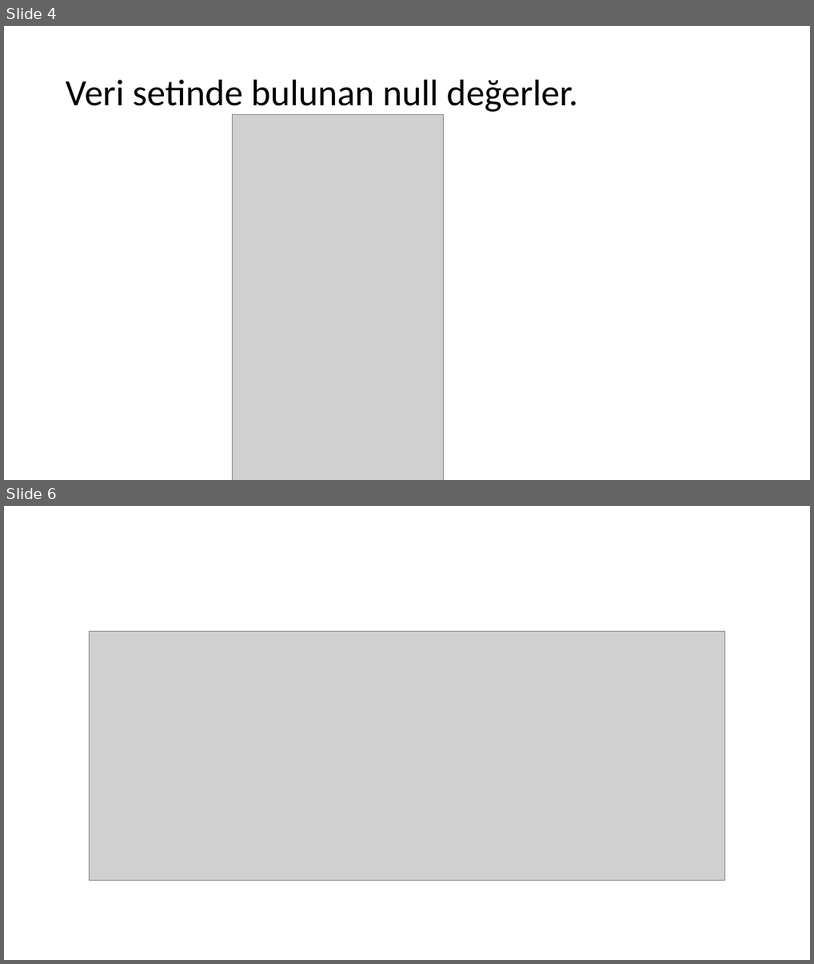
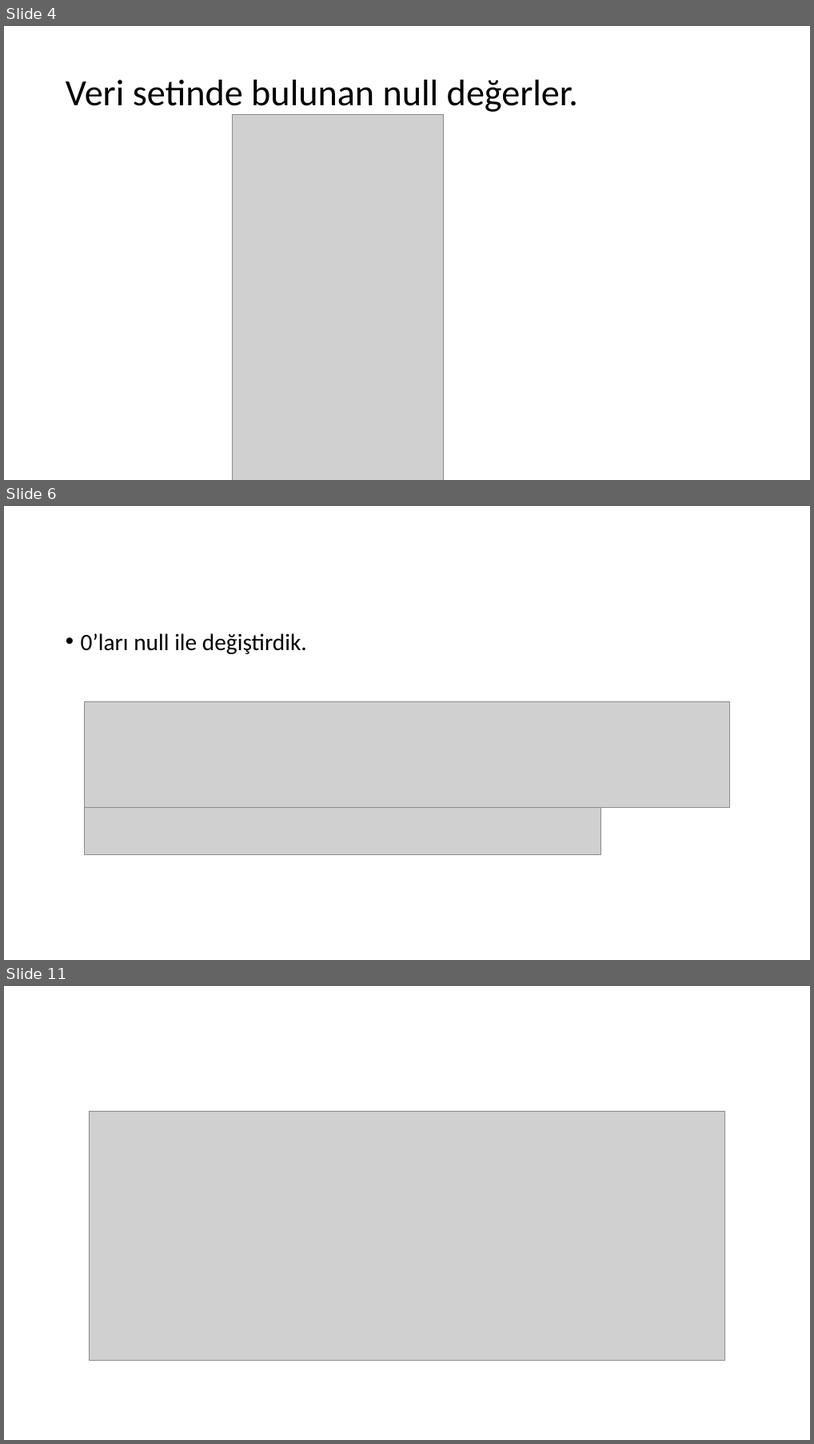
Before and after one commit to ayberkuslu/MLProject, a slide deck: FeatureSelection.pptx. Shown one above the other, each under a label of ours: slides 4 and 6 before the commit, slides 4, 6 and 11 after it; the slides between them are not shown. The pictures are 814x964 and 814x1444 pixels, drawn with LibreOffice and Linux fonts; fonts in the diff are those of the drawing; grey boxes stand for pictures. Boxes give left, top, right and bottom in pixels: in the first picture for what was removed or moved away, otherwise in the second. Text is boxed around its words. In the diff, an @@ line names an element or a change of style, - is before the commit and + after.

```diff
--- a/FeatureSelection.pptx
+++ b/FeatureSelection.pptx
@@ slide 6 added at (4,506,810,960), background #FFFFFF @@
@@ text added at (81,633,307,654), 28 pt, text #000000 @@
+• 0’ları null ile değiştirdik.
@@ picture added at (85,701,730,808) @@
@@ picture added at (85,808,602,855) @@
@@ what was slide 6 is now slide 11 @@
```
Also in this commit, not shown: 5 slides changed, 11 other slides added, 3 slides removed.
